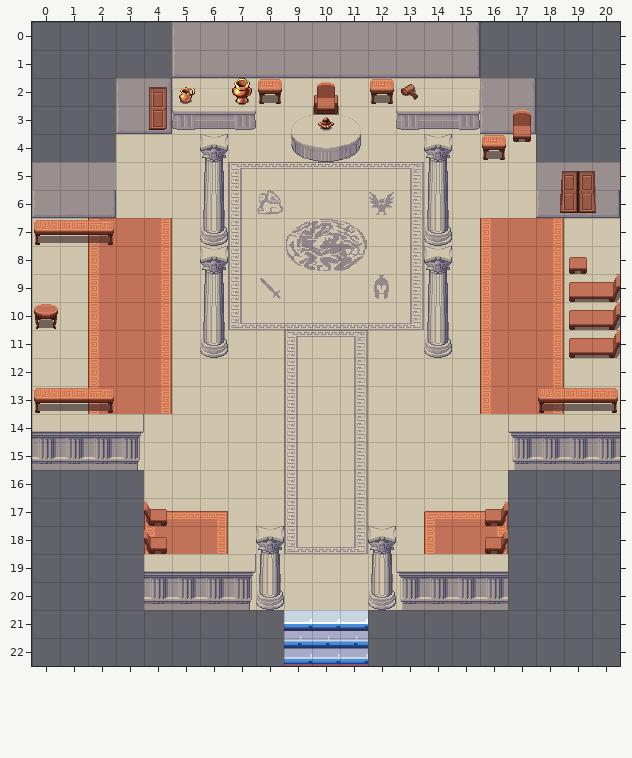
Tiled map, stored at wwwroot/Maps/AncientGreek/TemploGrecia.tmx. This is how it looked before the edit.
Cells are 32x32 px. Shown: x 0..20, y 0..22.
After the commit:
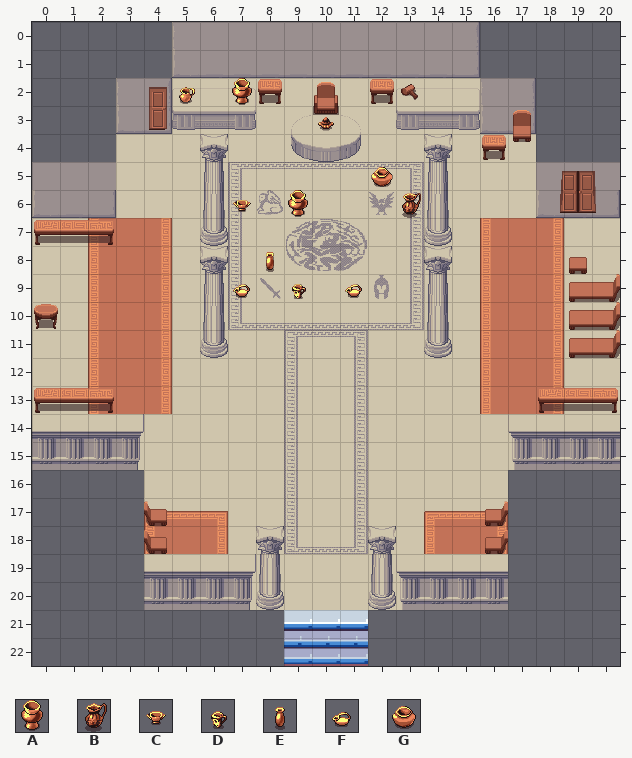
Key: from "LPC_Ancient_Greece_Architectur": A 365, B 368, C 372, D 373, E 374, F 375, G 386.
_ is an empty cell, . an unchanged one.
Diff:
--- layer "Decoraciones"
@@ x 7..13 @@
- 5 ....._.
- 6 _._..._
+ 5 .....G.
+ 6 C.A...B
@@ x 7..11 @@
- 8 ._...
- 9 _._._
+ 8 .E...
+ 9 F.D.F
Pixel boxes of the changes (left, top, right, bottom) in both pictures:
added: (371, 167, 421, 218)
added: (233, 200, 251, 212)
added: (288, 190, 308, 217)
added: (233, 252, 306, 299)
added: (345, 284, 362, 298)
